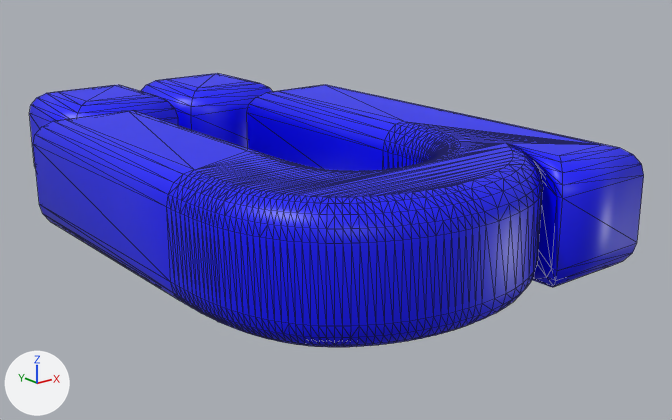
Before and after pictures for a commit that changed the glTF model 3dWords/fonts/glb/252.glb.
Before and after are seen from a 50 mm camera at (-0.592, -0.911, 0.473) aimed at (0.482, 0.431, -0.064). Arrows for +X, +Y and +Z are at lower left; the lights stay in place. Mesh edges are drawn as thin lines. Vertices at the same position are counted once.

Names of what the first picture shows: 'texto'.
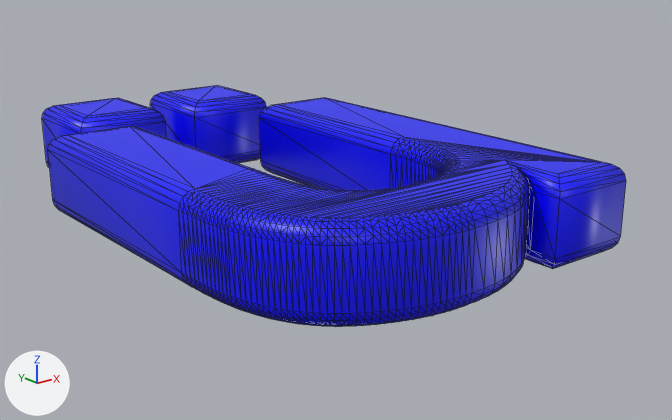
The edits, one by one:
me_texto_184 is used by ob_texto; location (0.0, 0.0, 0.0).
me_texto_184 had 1480 vertices, 2948 faces and spanned x 0.044..0.761, y -0.067..1.108, z -0.11..0.11.
me_texto_184 now has 1480 vertices, 2948 faces and spans x 0.064..0.741, y -0.047..1.088, z -0.08..0.08.
me_texto_184 part 1: the loose piece of 1400 vertices spanning x 0.044..0.761, y -0.067..0.812, z -0.11..0.11 is rebuilt with 1400 vertices and now spans x 0.064..0.741, y -0.047..0.792, z -0.08..0.08.
me_texto_184 part 2: the loose piece of 40 vertices spanning x 0.152..0.386, y 0.861..1.108, z -0.11..0.11 is rebuilt with 40 vertices and now spans x 0.172..0.366, y 0.881..1.088, z -0.08..0.08.
me_texto_184 part 3: the loose piece of 40 vertices spanning x 0.419..0.654, y 0.861..1.108, z -0.11..0.11 is rebuilt with 40 vertices and now spans x 0.439..0.634, y 0.881..1.088, z -0.08..0.08.

Boxes (x1, y1, x2, y2) around the edits, measured in the pictures (672 x 420 px):
'texto', reshaped (12% shorter)
    before: (29, 73, 644, 347)
    after: (42, 86, 626, 327)
part 1 of me_texto_184, rebuilt (13% shorter)
    before: (33, 85, 644, 347)
    after: (48, 98, 626, 327)
part 2 of me_texto_184, rebuilt
    before: (29, 85, 178, 166)
    after: (42, 98, 166, 167)
part 3 of me_texto_184, rebuilt
    before: (141, 73, 273, 148)
    after: (150, 86, 267, 163)
